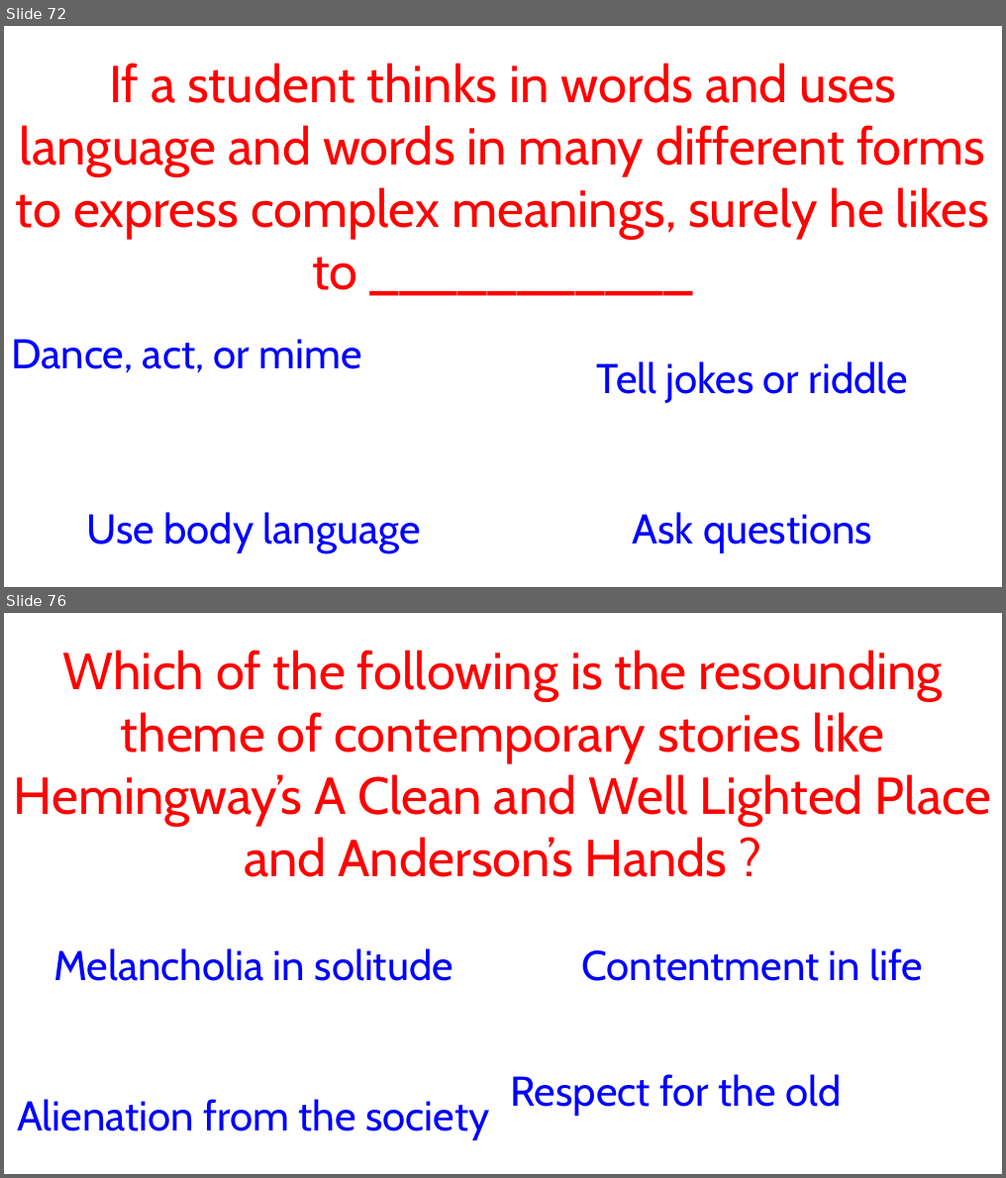
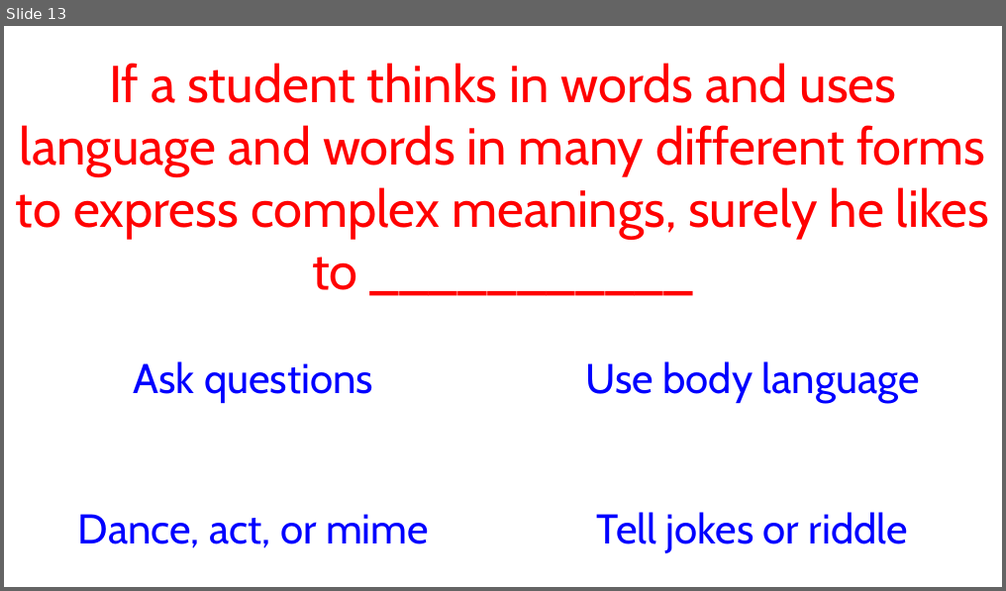
Before and after one commit to JoshuaRifareal/LET-Flashcards, a slide deck: Cards.pptm. Shown one above the other, each under a label of ours: slides 72 and 76 before the commit, slide 13 after it; the slides between them are not shown. The pictures are 1006x1178 and 1006x591 pixels, drawn with LibreOffice and Linux fonts; fonts in the diff are those of the drawing. Boxes give left, top, right and bottom in pixels: in the first picture for what was removed or moved away, otherwise in the second. Text is boxed around its words. In the diff, an @@ line names an element or a change of style, - is before the commit and + after.

```diff
--- a/Cards.pptm
+++ b/Cards.pptm
@@ slide 76 removed at (x1=4, y1=613, x2=1002, y2=1174), background #FFFFFF @@
@@ text removed at (x1=14, y1=650, x2=992, y2=877) @@
-Which of the following is the resounding theme of contemporary stories like Hemingway’s A Clean and Well Lighted Place and Anderson’s Hands ?
@@ action button blank removed at (x1=4, y1=894, x2=503, y2=1035) @@
-Melancholia in solitude
@@ action button blank removed at (x1=503, y1=894, x2=1002, y2=1035) @@
-Contentment in life
@@ action button blank removed at (x1=4, y1=1045, x2=503, y2=1174) @@
-Alienation from the society
@@ action button blank removed at (x1=503, y1=1045, x2=1002, y2=1174) @@
-Respect for the old
@@ what was slide 72 is now slide 13 @@
@@ slide 13 changed as well @@
@@ text in action button blank at (x1=134, y1=362, x2=373, y2=403): text changed @@
-Dance, act, or mime
+Ask questions
@@ text in action button blank at (x1=585, y1=362, x2=920, y2=403): text changed @@
-Tell jokes or riddle
+Use body language
@@ text in action button blank at (x1=78, y1=514, x2=429, y2=549): text changed @@
-Use body language
+Dance, act, or mime
@@ text in action button blank at (x1=597, y1=512, x2=908, y2=554): text changed @@
-Ask questions
+Tell jokes or riddle
```
Also in this commit, not shown: 9 other slides changed, 6 slides added, 90 other slides removed.
